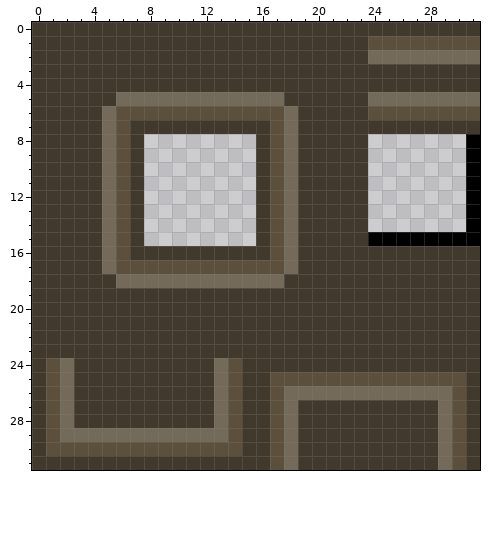
Edited in one commit: pixel-art sprite (res/accent_tiles.png). The first picture shows the starting point.
The file is 256x256 pixels, drawn in blocks of 8x8; one block is one cell here.
After the commit:
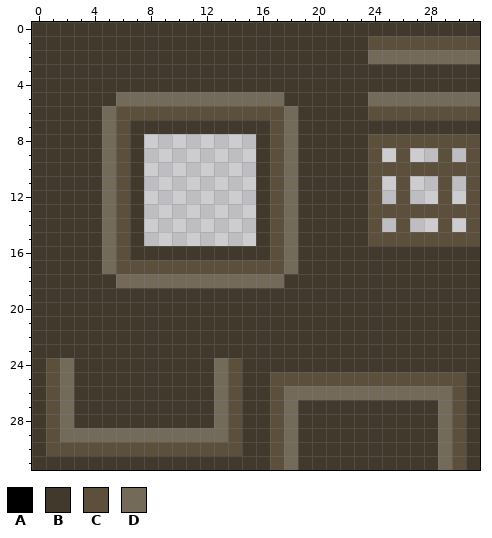
Palette (. is transparent): A #000000  B #41392c  C #5c503c  D #746a59
Changes in this commit:
y 8: x 24..31 .......A -> CCCCCCCC
y 9: x 24 . -> C; x 26 . -> C; x 29 . -> C; x 31 A -> C
y 10: x 24..31 .......A -> CCCCCCCC
y 11..12: x 24 . -> C; x 26 . -> C; x 29 . -> C; x 31 A -> C
y 13: x 24..31 .......A -> CCCCCCCC
y 14: x 24 . -> C; x 26 . -> C; x 29 . -> C; x 31 A -> C
y 15: x 24..31 AAAAAAAA -> CCCCCCCC
Where, in picture pixels (left, top, right, bottom), the same in both pictures:
changed: (368, 134, 480, 246)
